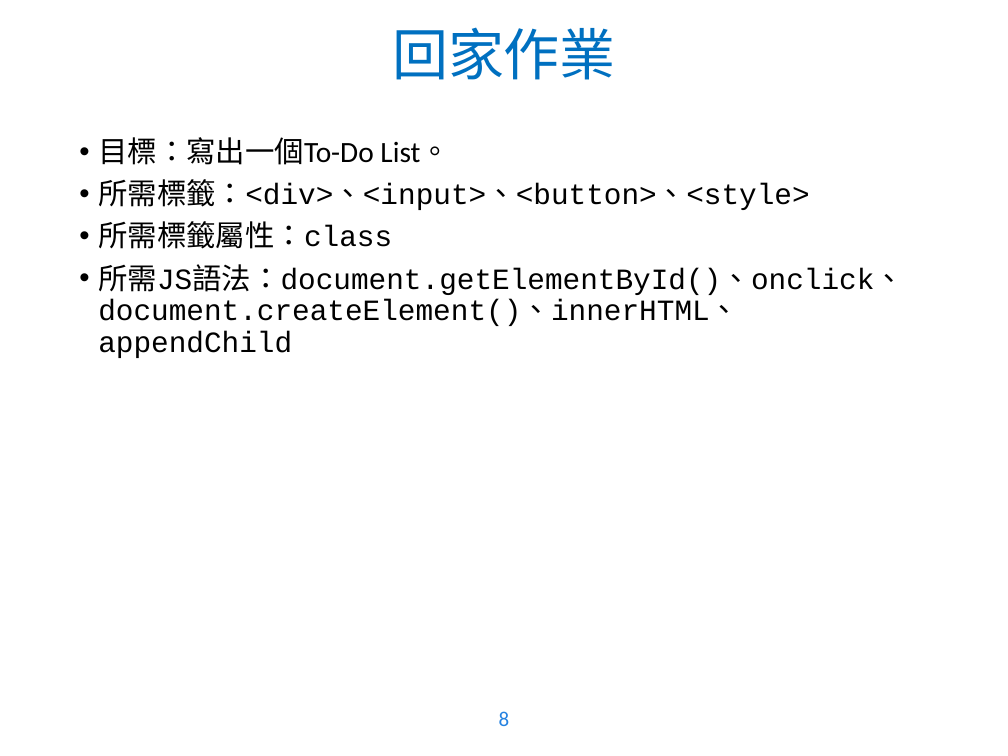
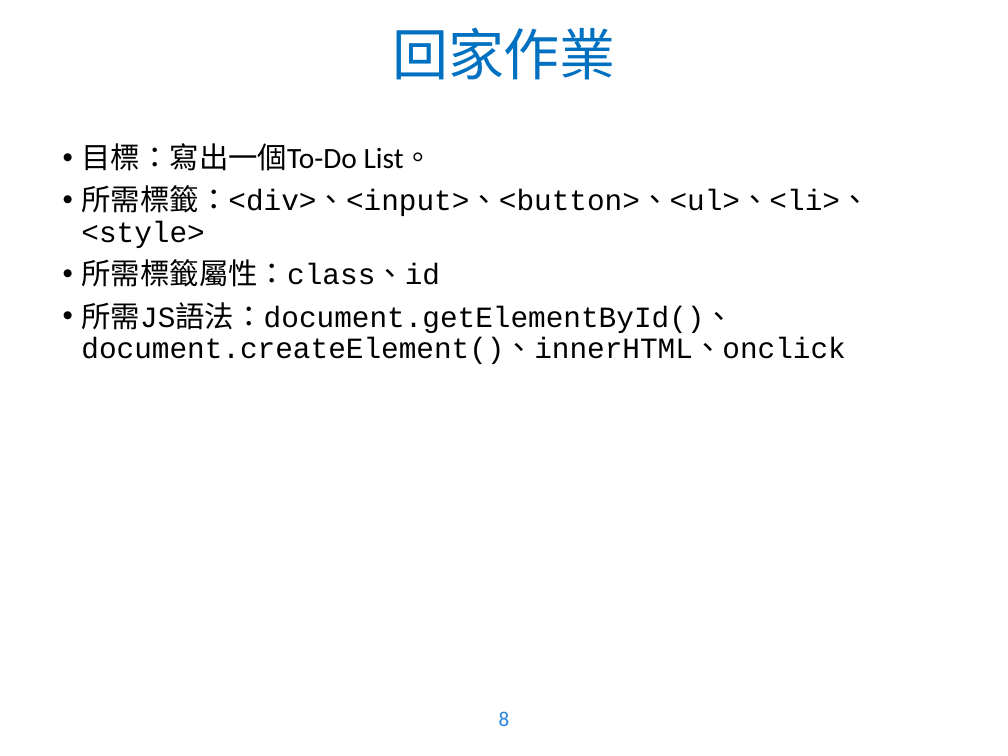
Before and after one commit to WaRTanKE7/WebClubData, a slide deck: slide 8 of 教學簡報/JavaScript - 2.pptx. Drawn at 1008x756 pixels with LibreOffice and Linux fonts; fonts in the diff are those of the drawing; background and template pictures are left out. Boxes give left, top, right and bottom in pixels: in the first picture for what was removed or moved away, otherwise in the second. Text is boxed around its words. In the diff, an @@ line names an element or a change of style, - is before the commit and + after.

Commit message:
ppt update

```diff
--- a/教學簡報/JavaScript - 2.pptx
+++ b/教學簡報/JavaScript - 2.pptx
@@ text "目標：寫出一個To-Do List。": place and size @@
-text "目標：寫出一個To-Do List。" at (98, 137, 904, 358)
+text "目標：寫出一個To-Do List。" at (81, 143, 869, 364)
@@ text at (81, 185, 869, 364): text changed @@
-• 所需標籤：<div>、<input>、<button>、<style>
-• 所需標籤屬性：class
-• 所需JS語法：document.getElementById()、onclick、 document.createElement()、innerHTML、appendChild
+• 所需標籤：<div>、<input>、<button>、<ul>、<li>、<style>
+• 所需標籤屬性：class、id
+• 所需JS語法：document.getElementById()、document.createElement()、innerHTML、onclick
```
